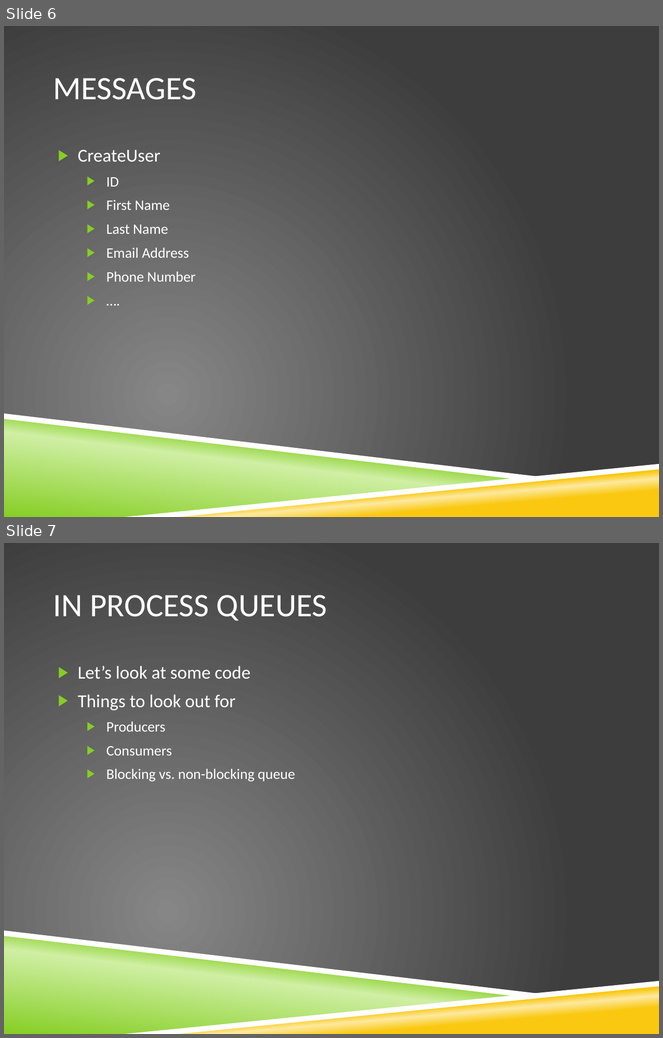
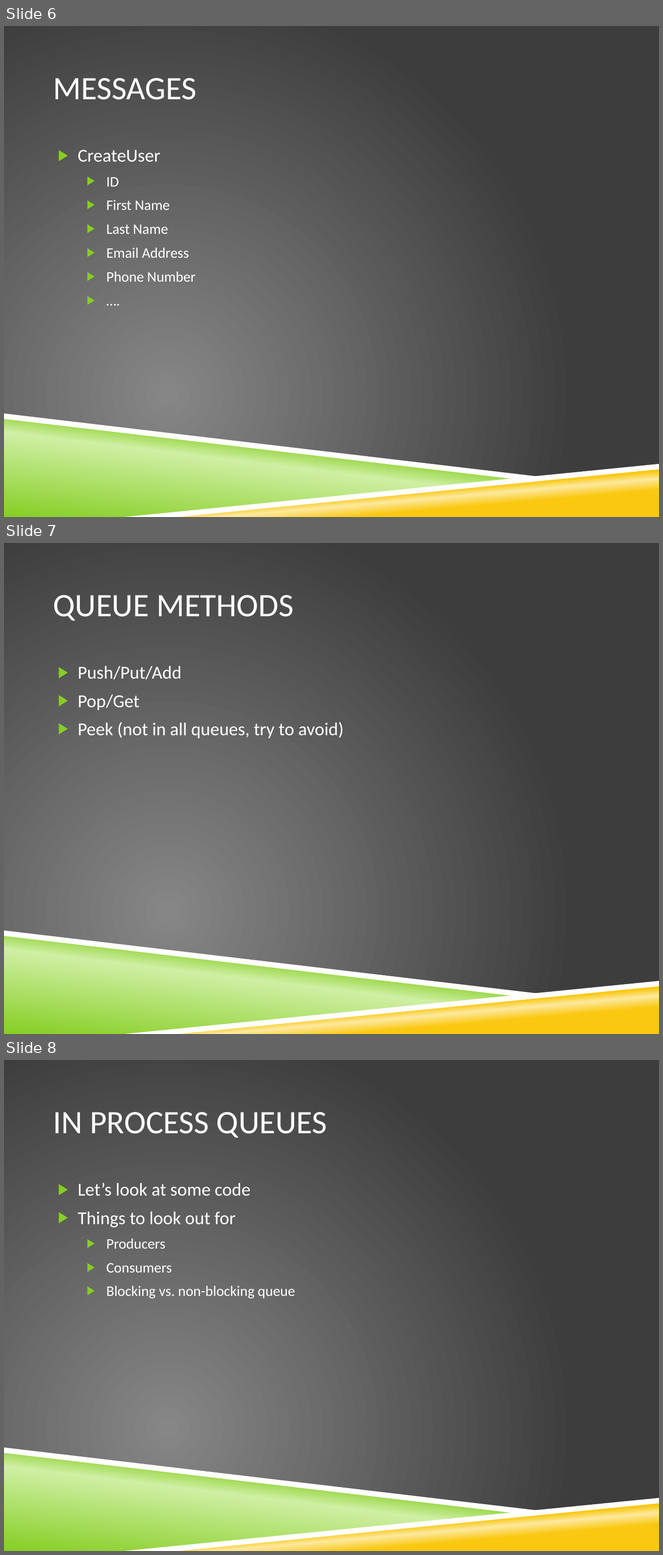
Before and after one commit to stimms/Queues, a slide deck: Queues and message based architecture.pptx. Shown one above the other, each under a label of ours: slides 6 and 7 before the commit, slides 6, 7 and 8 after it. The pictures are 663x1038 and 663x1555 pixels, drawn with LibreOffice and Linux fonts; fonts in the diff are those of the drawing; background and template pictures are left out. Boxes give left, top, right and bottom in pixels: in the first picture for what was removed or moved away, otherwise in the second. Text is boxed around its words. In the diff, an @@ line names an element or a change of style, - is before the commit and + after.

```diff
--- a/Queues and message based architecture.pptx
+++ b/Queues and message based architecture.pptx
@@ slide 7 added at (4, 543, 659, 1034), background picture (left out); not listed: 4 template elements that a slide beside it also shows @@
@@ title added at (53, 595, 294, 621), 36 pt, text #FFFFFF @@
+QUEUE METHODS
@@ text added at (78, 666, 344, 739), 20 pt, text #FFFFFF @@
+▶ Push/Put/Add
+▶ Pop/Get
+▶ Peek (not in all queues, try to avoid)
@@ what was slide 7 is now slide 8 @@
```
Also in this commit, not shown: 4 slides changed, 4 other slides added, 10 other files.
